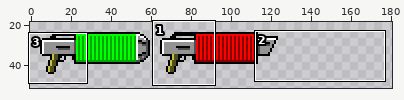
File history of a sprite sheet, Assets/Sprites/guns.png. The picture above shows the old version from afar; the outline marks the close-up.
Close-up. Before the edit:
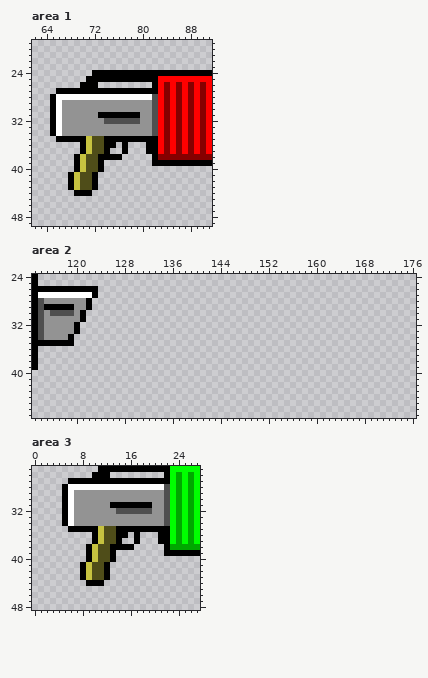
The file is 512x64 pixels. Shown: area 1: x 62..91, y 19..49; area 2: x 113..176, y 24..47; area 3: x 0..27, y 25..48. The wide view leaves out empty margins.
The result:
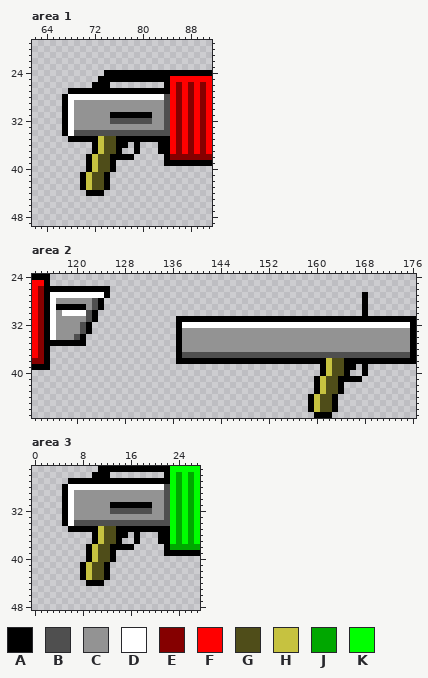
Palette (. is transparent): A #000000  B #4f4f4f  C #939393  D #ffffff  E #850000  F #ff0000  G #4f4d19  H #c6c240  J #00a700  K #00ff00
What changed:
Area 1:
y 24: x 72..73 AA -> ..
y 25: x 71..72 AA -> ..; x 83..84 FF -> AA
y 26: x 70..71 AA -> ..; x 73..74 .. -> AA; x 82..84 AFE -> ..A
y 27: x 66..67 AA -> ..; x 83..84 FE -> AA
y 28: x 65..67 ADD -> ..A; x 82..84 BFE -> DDB
y 29..30: x 65..68 ADCC -> ..AD; x 82..84 BFE -> CCB
y 31: x 65..68 ADCC -> ..AD; x 73..74 AA -> CC; x 80..84 CCBFE -> AACCB
y 32: x 65..68 ADCC -> ..AD; x 74 B -> C; x 80..84 CCBFE -> BBCCB
y 33: x 65..68 ADCC -> ..AD; x 82..84 BFE -> CCB
y 34: x 65..81 ADCCCCCCCCCCCCCCC -> ..ADBBBBBBBBBBBBB; x 83..84 FE -> BB
y 35: x 66..67 AA -> ..; x 71..75 HGGAA -> AAHGG; x 83..84 FE -> AA
y 36: x 70..76 AHGGAA. -> ..AHGGA; x 79 . -> A; x 81..84 AAFE -> ..AA
y 37: x 70..77 AHGGA..A -> ..AHGGA.; x 79 . -> A; x 81..84 AAFE -> ..AA
y 38: x 69..74 AHGGAA -> ..AHGG; x 77..78 .. -> AA; x 82..84 AEE -> ..A
y 39: x 69..75 AHGGA.. -> ..AHGGA; x 82..83 AA -> ..
y 40: x 69..75 AHGGA.. -> ..AHGGA
y 41..43: x 68..74 AHGGA.. -> ..AHGGA
y 44: x 69..70 AA -> ..; x 72..73 .. -> AA
Area 2:
y 24: x 114..115 .. -> AA
y 25: x 113..115 A.. -> FFA
y 26: x 113..114 AA -> FE; x 124..125 .. -> AA
y 27: x 113..115 ADD -> FEA; x 123..125 A.. -> DDA; x 168 . -> A
y 28: x 113..116 ABCC -> FEAD; x 122..124 A.. -> CBA; x 168 . -> A
y 29: x 113..114 AB -> FE; x 116 A -> D; x 120..124 CCA.. -> AACBA; x 168 . -> A
y 30: x 113..123 ABCBBBBCA.. -> FEADCDDDDBA; x 168 . -> A
y 31: x 113..116 ABCC -> FEAD; x 121..123 A.. -> CBA; x 137..176 ........................................ -> AAAAAAAAAAAAAAAAAAAAAAAAAAAAAAAAAAAAAAAA
y 32: x 113..116 ABCC -> FEAD; x 120..122 A.. -> CBA; x 137..176 ........................................ -> ADDDDDDDDDDDDDDDDDDDDDDDDDDDDDDDDDDDDDDA
y 33: x 113..116 ABCC -> FEAD; x 120..122 A.. -> CBA; x 137..176 ........................................ -> ACCCCCCCCCCCCCCCCCCCCCCCCCCCCCCCCCCCCCCA
y 34: x 113..116 ABCC -> FEAD; x 119..121 A.. -> CBA; x 137..176 ........................................ -> ACCCCCCCCCCCCCCCCCCCCCCCCCCCCCCCCCCCCCCA
y 35: x 113..114 AA -> FE; x 120..121 .. -> AA; x 137..176 ........................................ -> ACCCCCCCCCCCCCCCCCCCCCCCCCCCCCCCCCCCCCCA
y 36: x 113..115 A.. -> FEA; x 137..176 ........................................ -> ACCCCCCCCCCCCCCCCCCCCCCCCCCCCCCCCCCCCCCA
y 37: x 113..115 A.. -> FEA; x 137..176 ........................................ -> ABBBBBBBBBBBBBBBBBBBBBBBBBBBBBBBBBBBBBBA
y 38: x 113..115 A.. -> EEA; x 137..176 ........................................ -> AAAAAAAAAAAAAAAAAAAAAAAAAHGGAAAAAAAAAAAA
y 39: x 114..115 .. -> AA; x 161..166 ...... -> AHGGAA; x 168 . -> A
y 40: x 161..165 ..... -> AHGGA; x 168 . -> A
y 41: x 160..167 ........ -> AHGGAAAA
y 42..43: x 160..164 ..... -> AHGGA
y 44..46: x 159..163 ..... -> AHGGA
y 47: x 160..162 ... -> AAA
Area 3:
y 32: x 13 C -> B
y 34: x 7..21 CCCCCCCCCCCCCCC -> BBBBBBBBBBBBBBB
Boxes around the changes in both close-ups, in picture pixels (x1, y1, x2, y2):
changed: (50, 70, 170, 196)
changed: (32, 274, 110, 370)
added: (176, 292, 416, 418)
changed: (74, 508, 164, 526)
